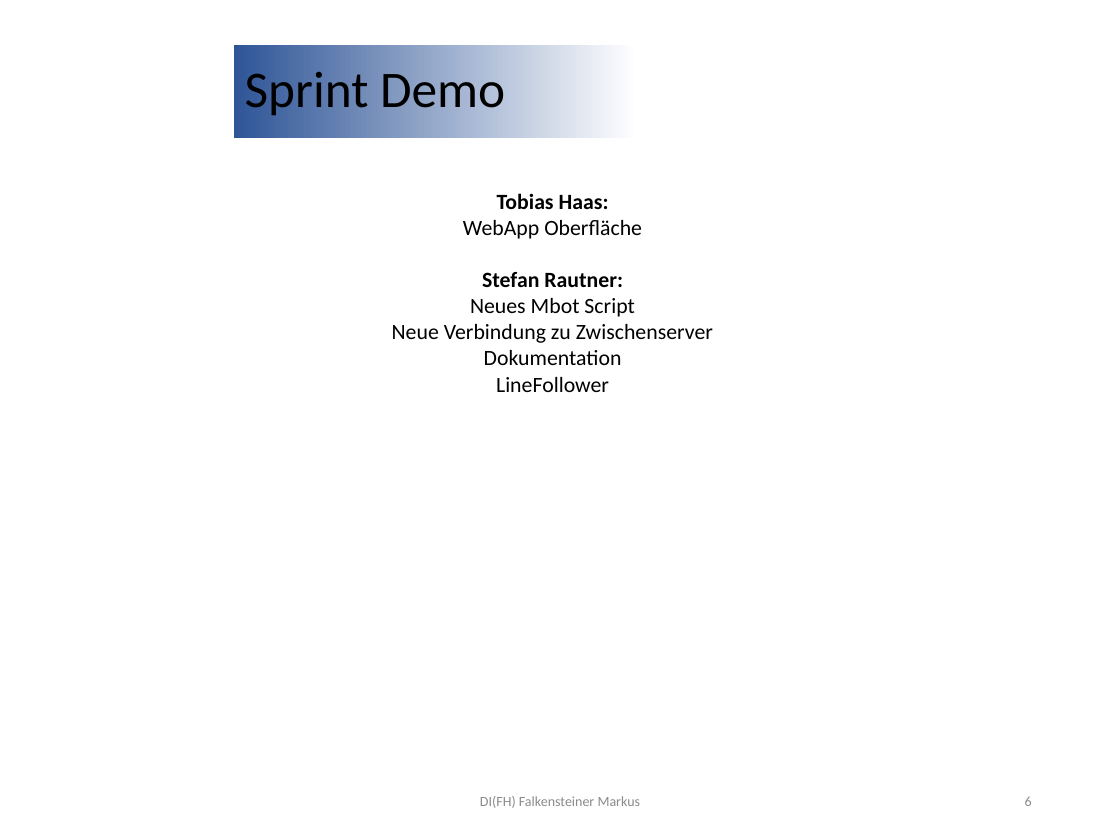
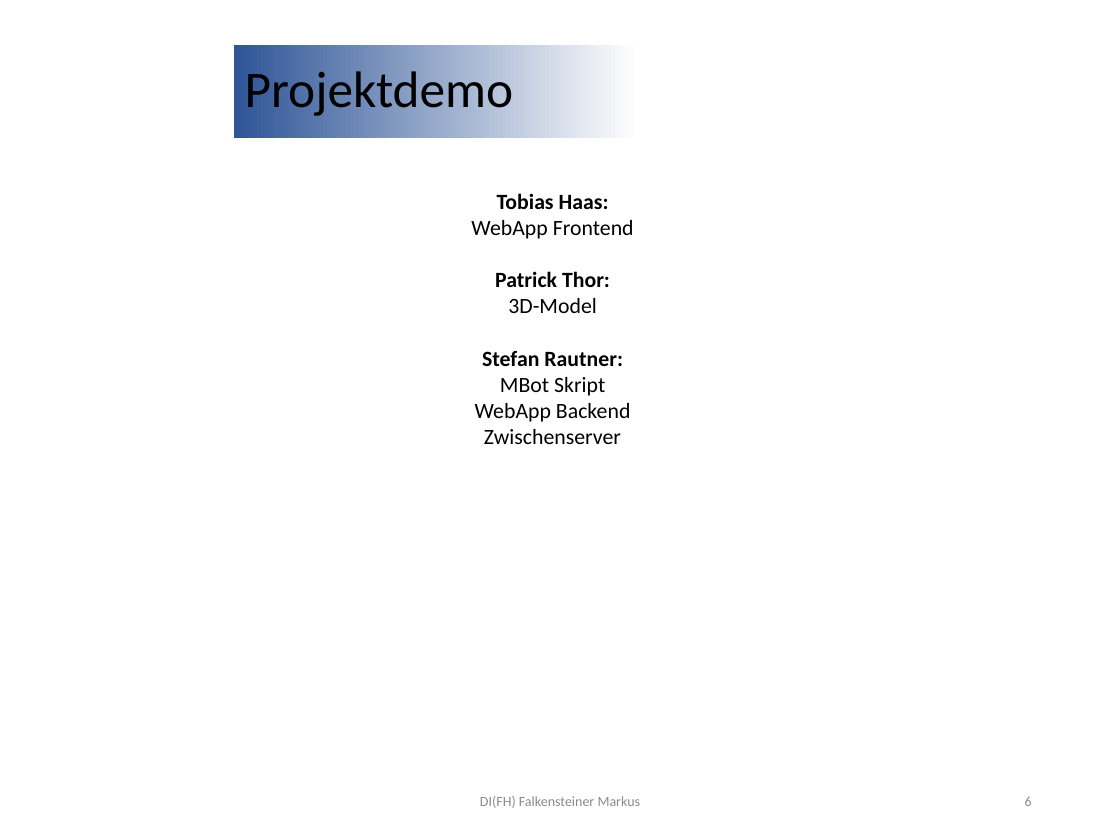
Before and after one commit to Mbot2-Group5/Dokumente, a slide deck: slide 6 of SprintReview-5.pptx. Drawn at 1120x840 pixels with LibreOffice and Linux fonts; fonts in the diff are those of the drawing; background and template pictures are left out. Boxes give left, top, right and bottom in pixels: in the first picture for what was removed or moved away, otherwise in the second. Text is boxed around its words. In the diff, an @@ line names an element or a change of style, - is before the commit and + after.

Commit message:
Update Sprint 5

```diff
--- a/SprintReview-5.pptx
+++ b/SprintReview-5.pptx
@@ title at (x1=245, y1=65, x2=513, y2=120): text changed @@
-Sprint Demo
+Projektdemo
@@ text at (x1=471, y1=220, x2=634, y2=313): text changed @@
-WebApp Oberfläche
+WebApp Frontend
+Patrick Thor:
+3D-Model
@@ text at (x1=475, y1=377, x2=630, y2=444): text changed @@
-Neues Mbot Script
-Neue Verbindung zu Zwischenserver
-Dokumentation
-LineFollower
+MBot Skript
+WebApp Backend
+Zwischenserver
```
Also in this commit, not shown: 1 other slide changed, 1 other file.
